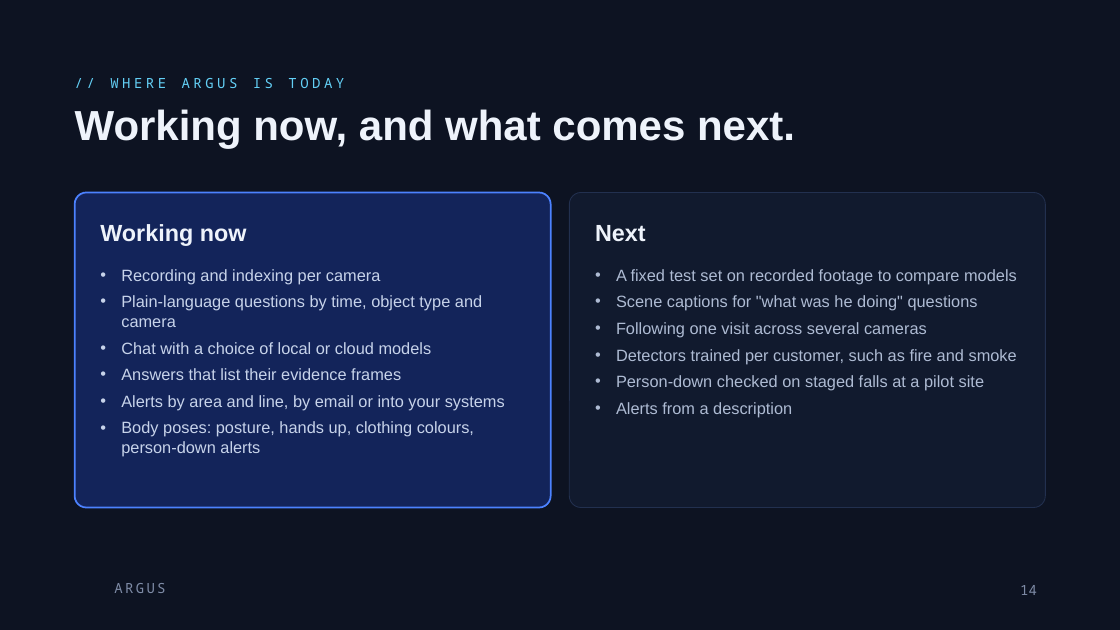
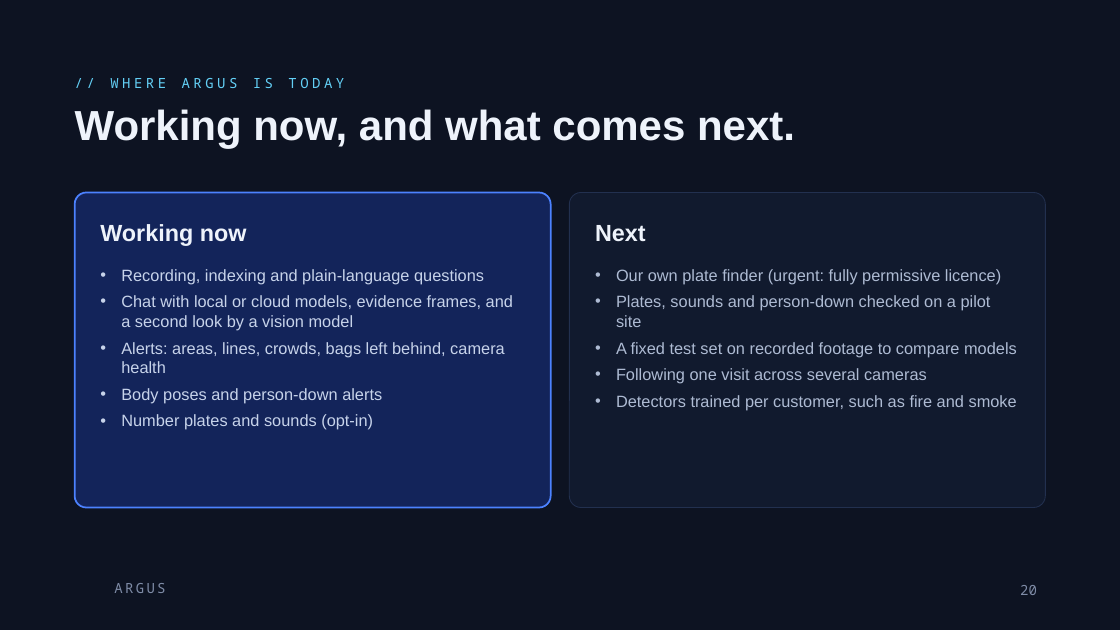
Before and after one commit to rachadlakis/mobius-tensors, a slide deck: slide 20 of docs/argus/Argus.pptx (slide 14 before the commit). Drawn at 1120x630 pixels with LibreOffice and Linux fonts; fonts in the diff are those of the drawing; background and template pictures are left out. Boxes give left, top, right and bottom in pixels: in the first picture for what was removed or moved away, otherwise in the second. Text is boxed around its words. In the diff, an @@ line names an element or a change of style, - is before the commit and + after.

```diff
--- a/docs/argus/Argus.pptx
+++ b/docs/argus/Argus.pptx
@@ text at (121,269,513,430): text changed @@
-• Recording and indexing per camera
-• Plain-language questions by time, object type and camera
-• Chat with a choice of local or cloud models
-• Answers that list their evidence frames
-• Alerts by area and line, by email or into your systems
-• Body poses: posture, hands up, clothing colours, person-down alerts
+• Recording, indexing and plain-language questions
+• Chat with local or cloud models, evidence frames, and a second look by a vision model
+• Alerts: areas, lines, crowds, bags left behind, camera health
+• Body poses and person-down alerts
+• Number plates and sounds (opt-in)
@@ text at (616,269,1001,327): paragraphs added @@
+• Our own plate finder (urgent: fully permissive licence)
+• Plates, sounds and person-down checked on a pilot site
@@ text at (616,295,978,311): paragraph removed @@
-• Scene captions for "what was he doing" questions
@@ text at (616,375,984,417): paragraphs removed @@
-• Person-down checked on staged falls at a pilot site
-• Alerts from a description
@@ page number at (1020,585,1037,595): text changed @@
-14
+20
```
Also in this commit, not shown: 4 other slides changed, 6 slides added, 34 other files.
